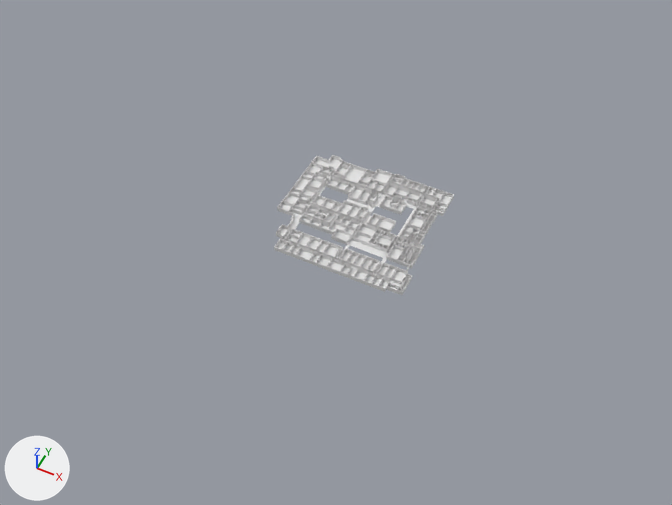
The glTF model EnRoute/assets/models/2ndFloorModel.glb as it was, and as the next commit left it.
Before and after are seen from a 50 mm lens placed at (64.6, -149.0, 170.3), pointed at (-5.3, -9.4, -4.3). Lighting does not change. The marker at lower left points along +X, +Y and +Z. The first picture is the older version. Where no turn or scale is listed for an object, it has been applied to the vertices. Vertices at exactly the same position are counted once.

Names of what the first picture shows: 'Plane', 'walls'.
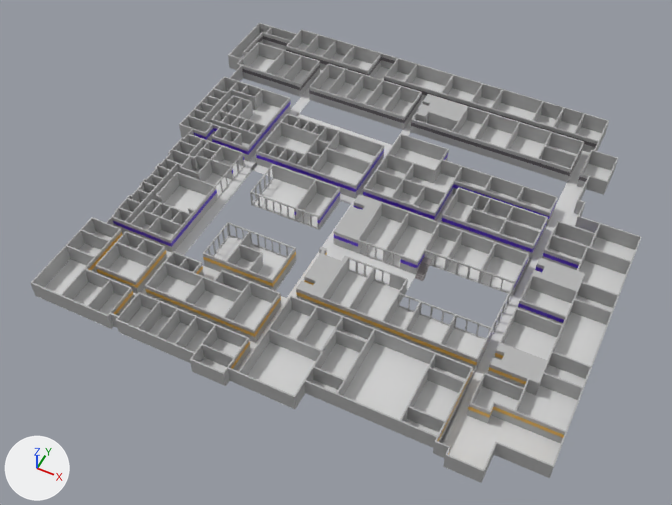
Pixel boxes (x1, y1, x2, y2) of what changed, in the pictures (672 x 505 px):
'walls', reshaped, moved, turned, rescaled
    before: (274, 155, 454, 295)
    after: (31, 23, 641, 483)
'Plane', moved, rescaled (239% wider, 227% taller)
    before: (277, 159, 452, 291)
    after: (39, 43, 635, 477)
'Cube', added
    after: (415, 257, 432, 281)
part 1 of me_plane_001, built on
    before: (359, 174, 395, 220)
    after: (86, 33, 599, 455)
part 2 of me_plane_001, recoloured
    before: (274, 155, 454, 295)
    after: (31, 23, 641, 483)

The change, as a diff of the scene's bpy script:
```diff
--- a/EnRoute/assets/models/2ndFloorModel.glb.py
+++ b/EnRoute/assets/models/2ndFloorModel.glb.py
@@ mat_2100 @@
+mat_2100 = principled_material('2100')
+mat_2100.base_color = (0.131, 0.119, 0.13)  # dark grey #656165
@@ mat_base @@
+mat_base = principled_material('base')
+mat_base.base_color = (0.451, 0.451, 0.451)  # grey #b3b3b3
@@ mat_2300 @@
+mat_2300 = principled_material('2300')
+mat_2300.base_color = (0.799, 0.451, 0.0554)  # orange #e7b343
@@ mat_2200 @@
+mat_2200 = principled_material('2200')
+mat_2200.base_color = (0.0978, 0.0132, 0.628)  # purple #581ed0
@@ mat_elevator @@
+mat_elevator = principled_material('elevator')
+mat_elevator.base_color = (0.236, 0.236, 0.236)  # grey #858585
@@ mat_stairs @@
+mat_stairs = principled_material('stairs')
+mat_stairs.base_color = (0.241, 0.222, 0.225)  # grey #878282
@@ me_plane_001 @@
 # used by ob_walls; location = (0.0, 0.0, 0.6); scale = (1.34, 1.53, 1.25)
-me_plane_001.from_pydata(...)  # 2492 vertices, 5576 faces; spans x -17.5..12.3, y -12.3..11.9, z -0.6..0.5
+me_plane_001.from_pydata(...)  # 3811 vertices, 8529 faces; spans x -17.5..12.3, y -12.3..11.9, z -0.6..0.5
+# me_plane_001 part 1: 23 vertices moved from x -2.4..-1.6, y 0.0..8.9, z -0.5..0.5 to x -2.4..-1.6, y 0.2..8.9, z -0.5..0.5; 14 vertices removed from x -3.2..-1.6, y 3.4..11.5, z -0.5..0.5; 1333 vertices added at x -17.4..11.4, y -12.2..11.5, z -0.5..0.5
+# me_plane_001 part 2: 4770 faces spanning x -17.5..12.3, y -12.3..11.9, z -0.6..0.5 switch from no material to mat_base (grey #b3b3b3)
+me_plane_001.materials.append(mat_elevator)  # grey #858585
+me_plane_001.materials.append(mat_2300)  # orange #e7b343
+me_plane_001.materials.append(mat_2200)  # purple #581ed0
+me_plane_001.materials.append(mat_2100)  # dark grey #656165
@@ me_cube_004 @@
+me_cube_004.from_pydata(...)  # 48 vertices, 92 faces; spans x -1.07..1.07, y -1.83..3.6, z -1.15..1.15
+me_cube_004.materials.append(mat_stairs)  # grey #878282
@@ ob_walls @@
 ob_walls = bpy.data.objects.new('walls', me_plane_001)
-ob_walls.location = (0.0, 0.0, 0.6)
-ob_walls.scale = (1.34, 1.53, 1.25)
+ob_walls.location = (-12.4, -0.2, 2.4)
+ob_walls.rotation_euler = (0.0, 0.0, -3.142)  # degrees (0, 0, -180)
+ob_walls.scale = (4.27, 4.88, 4.81)
@@ ob_plane @@
 ob_plane = bpy.data.objects.new('Plane', me_plane_003)
-ob_plane.location = (0.3, 1.3, 0.0)
+ob_plane.location = (-13.3, -4.3, 0.0)
+ob_plane.scale = (-3.19, -3.2, -4.04)
@@ ob_cube @@
+ob_cube = bpy.data.objects.new('Cube', me_cube_004)
+ob_cube.location = (18.0, -10.1, 1.3)
```
